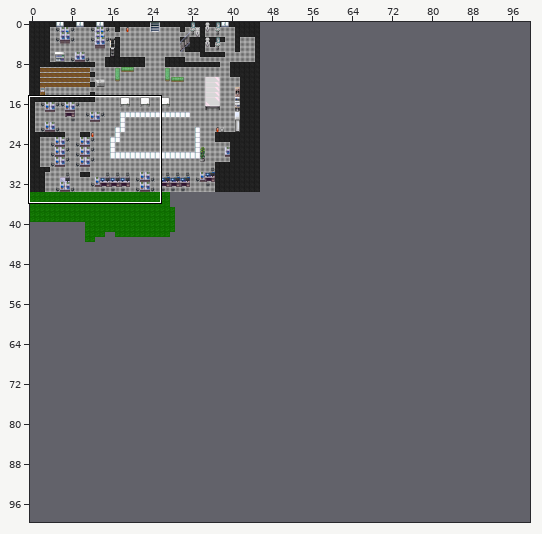
One commit to this Tiled map (JSON): maps/3rdFloor.json. The first picture is a wide view before the edit; the outline marks the close-up.
Close-up. Before the commit:
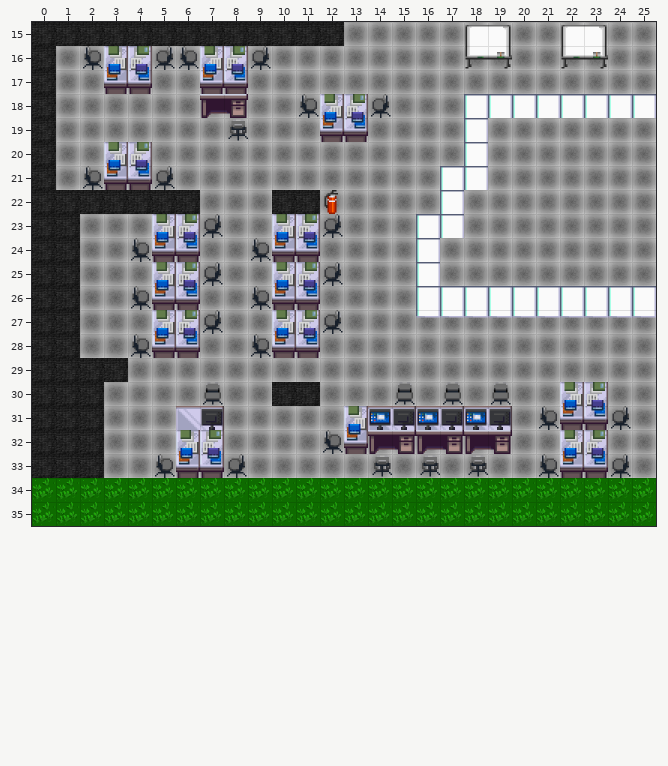
Cells are 32x32 px. Shown: x 0..25, y 15..35. The commit also changed other parts of the map, which this record leaves out.
After:
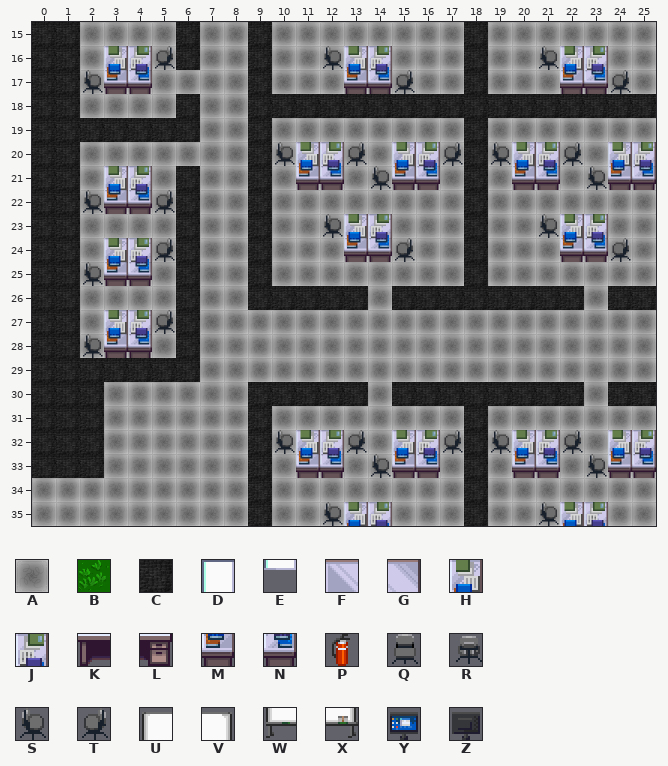
Key: from "floortileset": A 14, B 16, C 37; from "office_1": D 28, E 44, F 48, G 49, H 50, J 51, K 64, L 65, M 66, N 67, P 97, Q 112, R 113, S 114, T 115, U 161, V 162, W 177, X 178, Y 242, Z 243.
_ is an empty cell, # one hidden under a higher layer.
Tiles replaced or removed in this view: A, B, C, D, E, F, G, H, J, K, L, M, N, P, Q, R, S, T, U, V, W, X, Y, Z.
Tiles of an added or newly shown layer are drawn over the layers below it.
The edit:
Changed rows in their new state; . is an unchanged cell.
Layer "bottom":
first column x 0:
15 ..AAAA.AA.AAA.....C.......
16 .C....C..C........C.......
17 .C.......C........C.......
18 .C....C..CCCCCCCCCCCCCCCCC
19 .CCCCCC..C........C.......
20 .C.......C........C.......
21 .C....C..C........C.......
22 ..AAAA...CAA......C.......
23 ......C..C........C.......
24 ......C..C........C.......
25 ......C..C........C.......
26 ......C..CCCCC.CCCCCCCC.CC
27 ......C...................
28 ......C...................
29 ....CCC...................
30 .........C..CC.CCCCCCCC.CC
31 .........C........C.......
32 .........C........C.......
33 .........C........C.......
34 AAAAAAAAACAAAAAAAACAAAAAAA
35 AAAAAAAAACAAA##AAACAAA##AA
Layer "bureau" (added):
first column x 2:
16 ..........SHJ......SHJ..
17 S..........MNT......MNT.
20 ........SHJT.HJT.SHJT.HJ
21 .HJ......MN.SMN...MN.SMN
22 SMNT....................
23 ..........SHJ......SHJ..
24 .HJT.......MNT......MNT.
25 SMN.....................
27 .HJT....................
28 SMN.....................
first column x 10:
32 SHJT.HJT.SHJT.HJ
33 .MN.SMN...MN.SMN
35 ..SHJ......SHJ..
Layer "top" (removed):
first column x 2:
15 ................__..__..
16 _...____........__..__..
17 .....__.................
18 .....__..____...________
19 ......_...__...._.......
20 .__............._.......
21 ____...........__.......
22 .........._...._........
23 ...___..___...__........
24 ..___..___...._.........
25 ...___..___..._.........
26 ..___..___....__________
27 ...___..___...__________
28 ..___..___..............
30 ....._......._._._..__..
31 ....__....._______.____.
32 ....__....________..__..
33 ...____....._._._..____.
Layer "ordi" (removed):
first column x 7:
31 _......______
Changed places in both close-ups, as pixel boxes (x1, y1, x2, y2):
changed: (32, 22, 656, 526)
